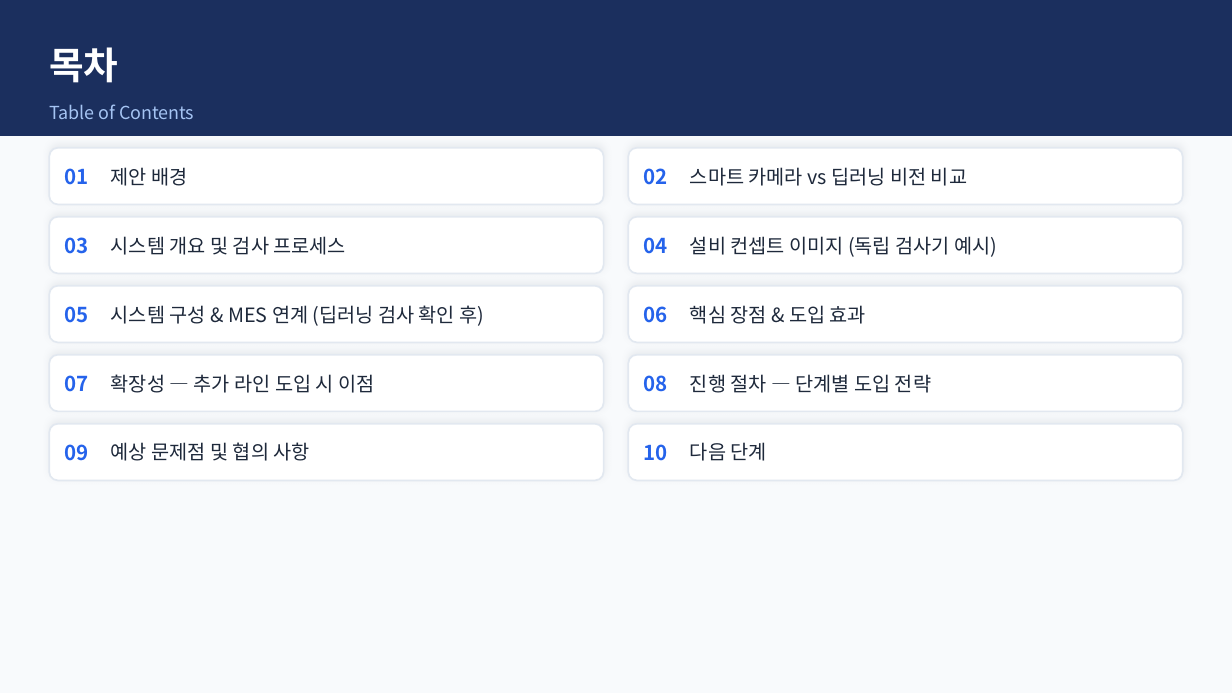
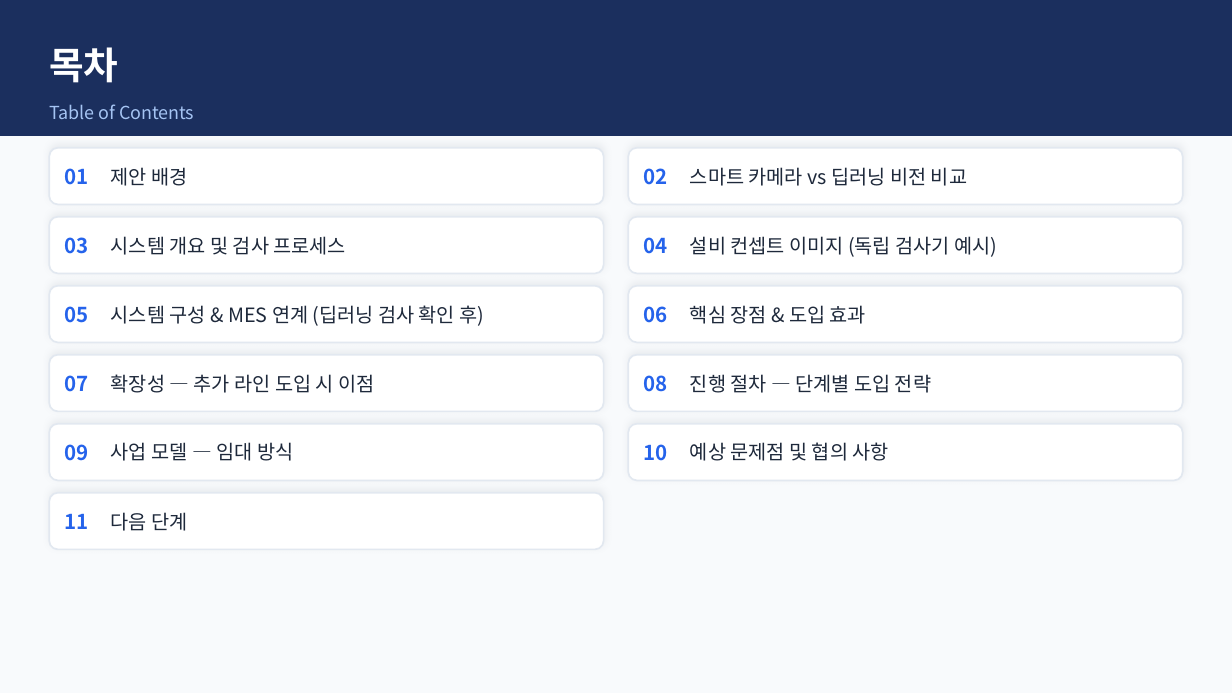
Before and after one commit to Insys-HQ/Insys-review, a slide deck: slide 2 of winnercom.pptx. Drawn at 1232x693 pixels with LibreOffice and Linux fonts; fonts in the diff are those of the drawing. Boxes give left, top, right and bottom in pixels: in the first picture for what was removed or moved away, otherwise in the second. Text is boxed around its words. In the diff, an @@ line names an element or a change of style, - is before the commit and + after.

```diff
--- a/winnercom.pptx
+++ b/winnercom.pptx
@@ text at <box>111,442,293,461</box>: text changed @@
-예상 문제점 및 협의 사항
+사업 모델 — 임대 방식
@@ text at <box>690,442,889,461</box>: text changed @@
-다음 단계
+예상 문제점 및 협의 사항
@@ rounded rectangle added at <box>49,493,604,549</box>, fill #FFFFFF, outline #E2E8F0 1 pt @@
@@ text added at <box>64,513,88,529</box>, 12 pt, text #2563EB, bold @@
+11
@@ text added at <box>111,512,188,531</box>, 11.5 pt, text #1E293B @@
+다음 단계
```
Also in this commit, not shown: 1 other slide changed, 1 slide added.
